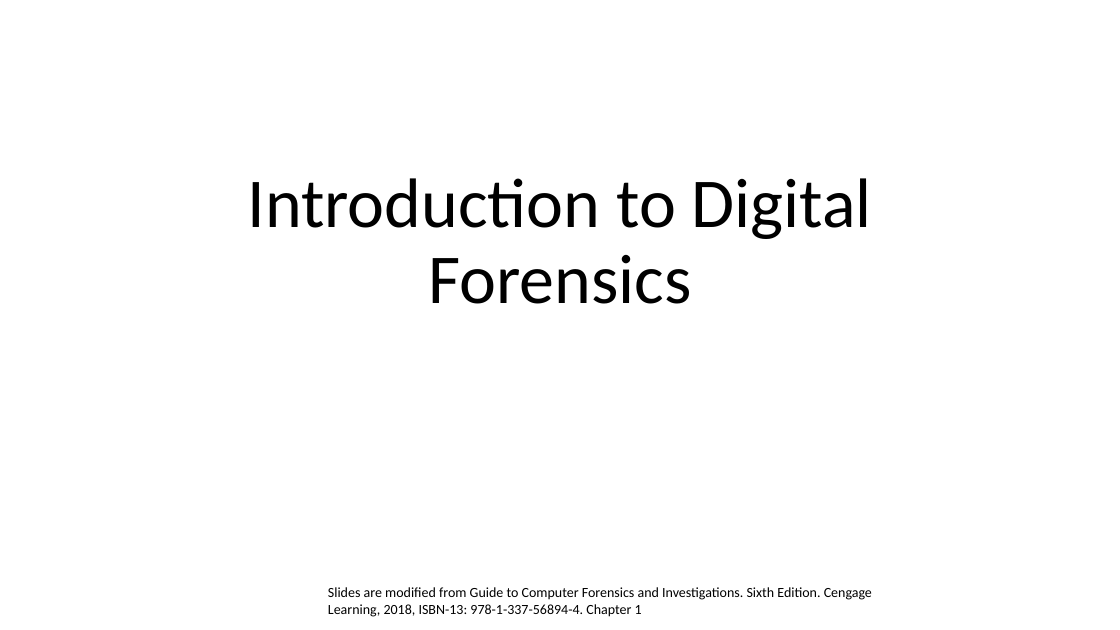
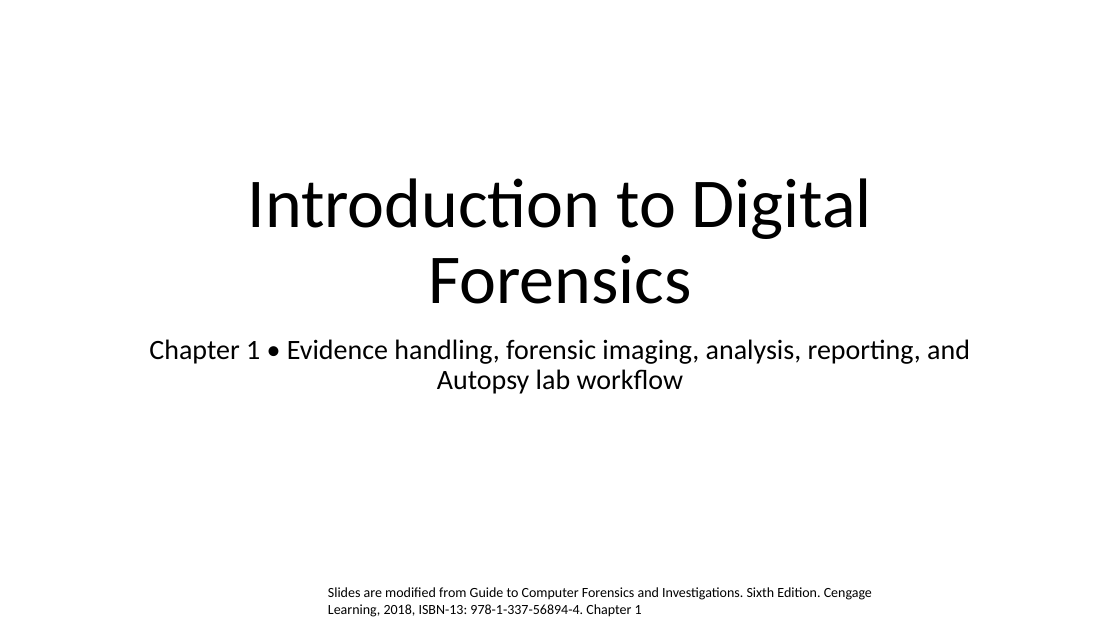
Before and after one commit to frankwxu/Digital-Forensics-Basic-Book, a slide deck: slide 1 of PPTs/Ch1_Introduction_to_Digital_Forensics.pptx. Drawn at 1120x630 pixels with LibreOffice and Linux fonts; fonts in the diff are those of the drawing; background and template pictures are left out. Boxes give left, top, right and bottom in pixels: in the first picture for what was removed or moved away, otherwise in the second. Text is boxed around its words. In the diff, an @@ line names an element or a change of style, - is before the commit and + after.

Commit message:
update Ch1 Introduction to Digital Forensics presentation

```diff
--- a/PPTs/Ch1_Introduction_to_Digital_Forensics.pptx
+++ b/PPTs/Ch1_Introduction_to_Digital_Forensics.pptx
@@ subtitle added at box(149, 339, 970, 394), 24 pt, text #000000 @@
+Chapter 1 • Evidence handling, forensic imaging, analysis, reporting, and Autopsy lab workflow
```
Also in this commit, not shown: 21 other slides changed, 14 slides added, 11 slides removed.
